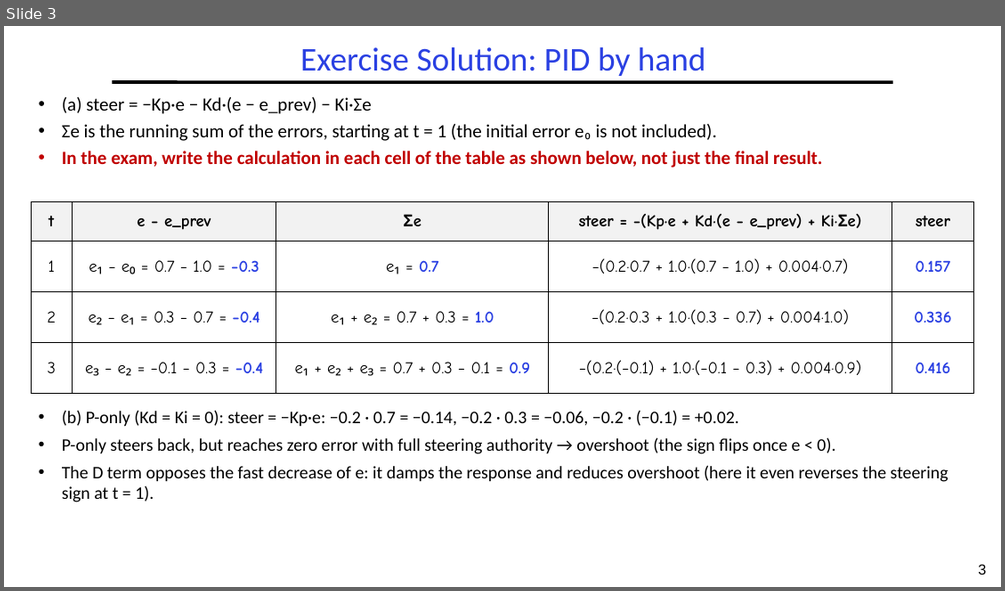
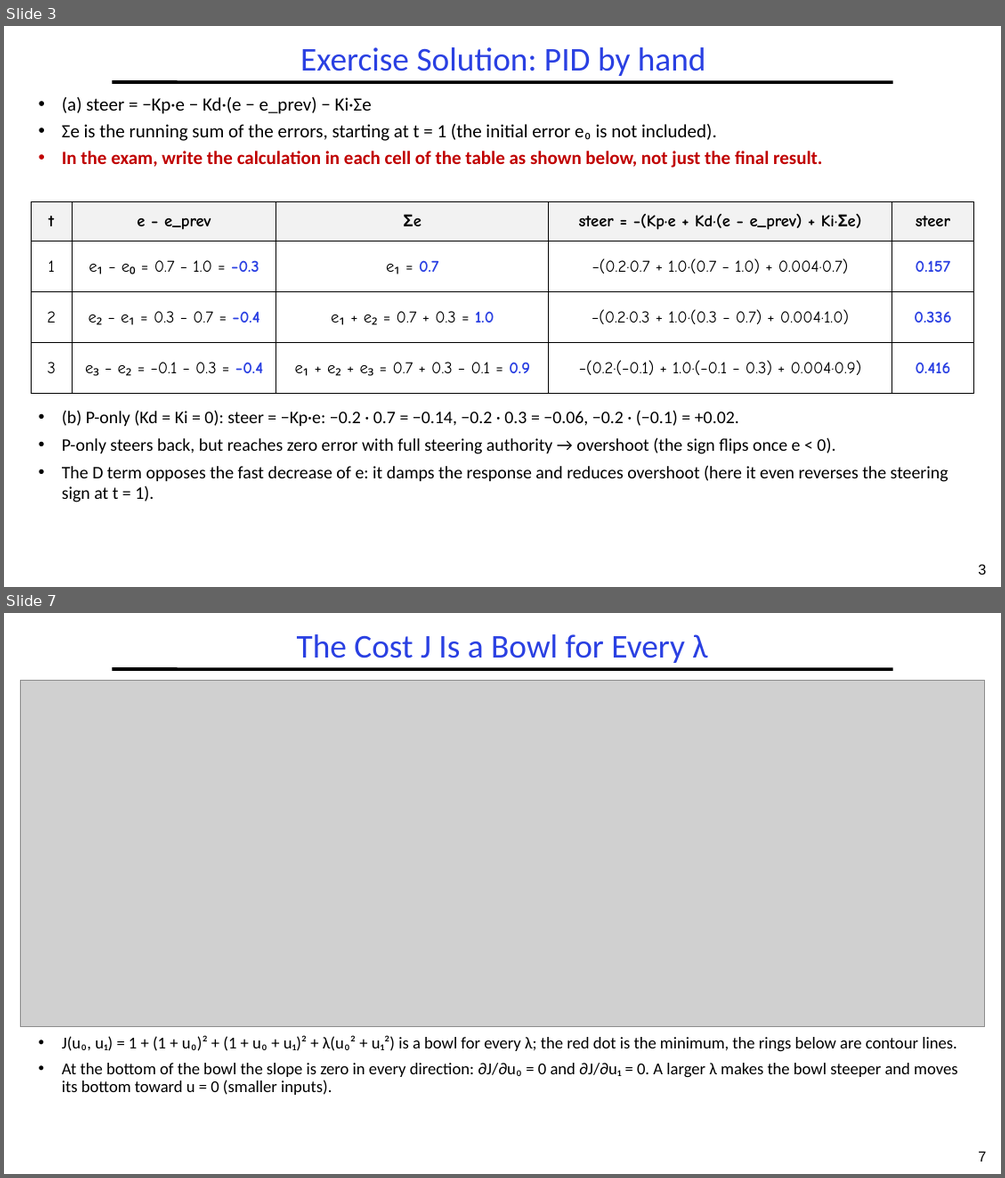
Before and after one commit to guhofstra/CSC144V, a slide deck: Exercises/L8-Exercises ANS.pptx. Shown one above the other, each under a label of ours: slide 3 before the commit, slides 3 and 7 after it; the slides between them are not shown. The pictures are 1005x591 and 1005x1178 pixels, drawn with LibreOffice and Linux fonts; fonts in the diff are those of the drawing; grey boxes stand for pictures. Boxes give left, top, right and bottom in pixels: in the first picture for what was removed or moved away, otherwise in the second. Text is boxed around its words. In the diff, an @@ line names an element or a change of style, - is before the commit and + after.

```diff
--- a/Exercises/L8-Exercises ANS.pptx
+++ b/Exercises/L8-Exercises ANS.pptx
@@ slide 7 added at [4,613,1001,1174], background #FFFFFF; not listed: 2 template elements that a slide beside it also shows @@
@@ title added at [297,634,707,663], 32 pt, text #2A40E2 @@
+The Cost J Is a Bowl for Every λ
@@ picture added at [20,681,985,1027] @@
@@ text added at [62,1035,957,1094], 16 pt, text #000000 @@
+• J(u₀, u₁) = 1 + (1 + u₀)² + (1 + u₀ + u₁)² + λ(u₀² + u₁²) is a bowl for every λ; the red dot is the minimum, the rings below are contour lines.
+• At the bottom of the bowl the slope is zero in every direction: ∂J/∂u₀ = 0 and ∂J/∂u₁ = 0. A larger λ makes the bowl steeper and moves its bottom toward u = 0 (smaller inputs).
```
Also in this commit, not shown: 8 other slides added, 7 other files.
